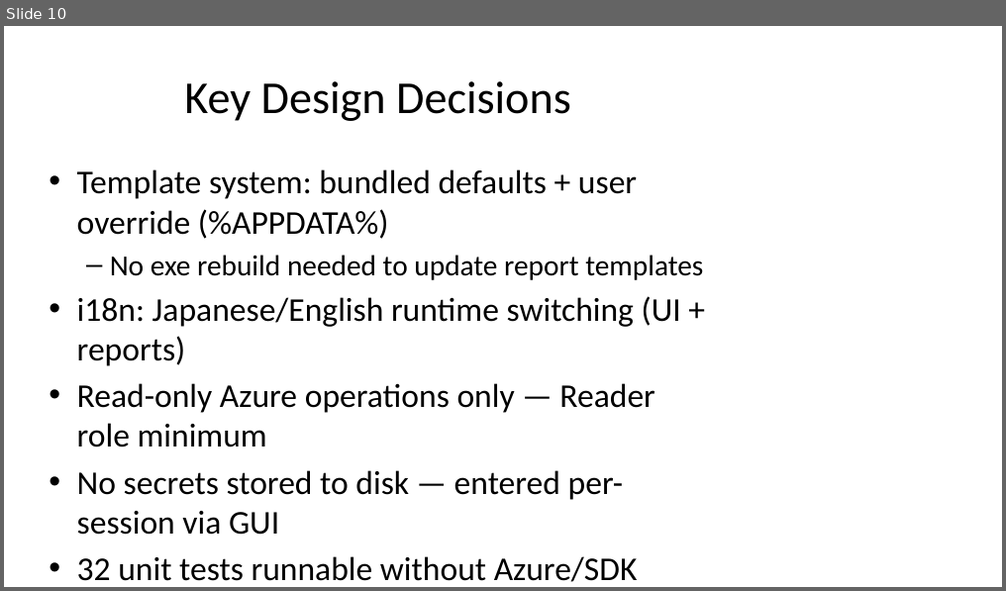
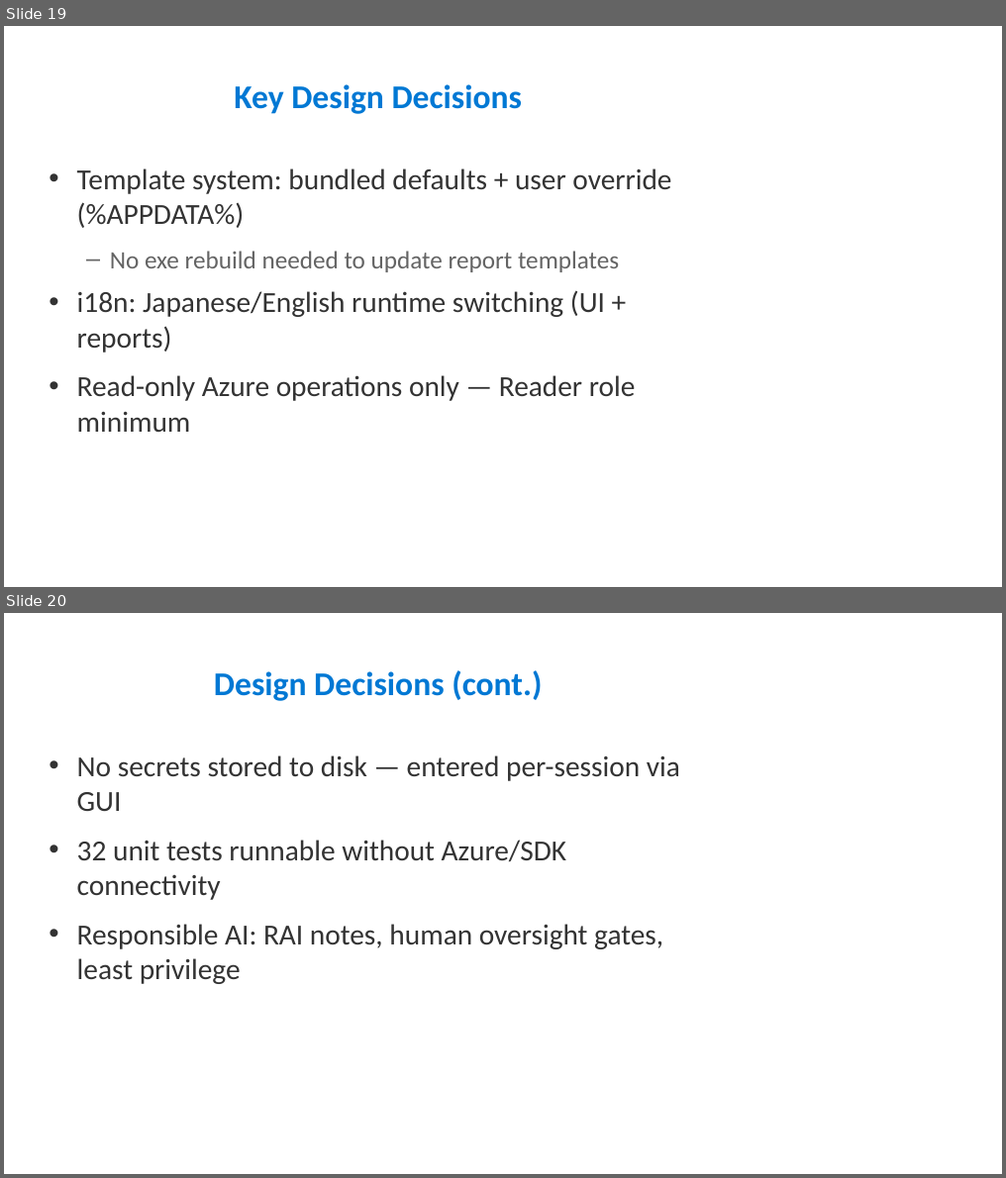
Before and after one commit to aktsmm/azure-ops-dashboard, a slide deck: presentations/AzureOpsDashboard.pptx. Shown one above the other, each under a label of ours: slide 10 before the commit, slides 19 and 20 after it. The pictures are 1006x591 and 1006x1178 pixels, drawn with LibreOffice and Linux fonts; fonts in the diff are those of the drawing. Boxes give left, top, right and bottom in pixels: in the first picture for what was removed or moved away, otherwise in the second. Text is boxed around its words. In the diff, an @@ line names an element or a change of style, - is before the commit and + after.

Commit message:
docs: PPTX v4 — 28pt font, full info restored, 21 slides with screenshot placeholders

```diff
--- a/presentations/AzureOpsDashboard.pptx
+++ b/presentations/AzureOpsDashboard.pptx
@@ slide 20 added at [4,613,1002,1174], background #FFFFFF @@
@@ title added at [214,670,542,701], 32 pt, text #0078D4, bold @@
+Design Decisions (cont.)
@@ text added at [77,756,680,984], 28 pt, text #333333 @@
+• No secrets stored to disk — entered per-session via GUI
+• 32 unit tests runnable without Azure/SDK connectivity
+• Responsible AI: RAI notes, human oversight gates, least privilege
@@ what was slide 10 is now slide 19 @@
@@ slide 19 changed as well @@
@@ title "Key Design Decisions" at [234,84,522,114]: size 44 to 32 pt, text colour #000000 to #0078D4, bold on @@
@@ text "Template system: bundled defaults + ..." at [77,169,671,432]: size 32 to 28 pt, text colour #000000 to #333333 in "Template system: bundled defaults + user override ...", "i18n: Japanese/English runtime switching (UI + reports)", "Read-only Azure operations only — Reader role ..."; size 28 to 24 pt, text colour #000000 to #646464 in "No exe rebuild needed to update report ..."; more space between paragraphs @@
@@ text at [77,471,638,582]: paragraphs removed @@
-• No secrets stored to disk — entered per-session via GUI
-• 32 unit tests runnable without Azure/SDK connectivity
```
Also in this commit, not shown: 10 other slides changed, 9 other slides added, 1 other file.
